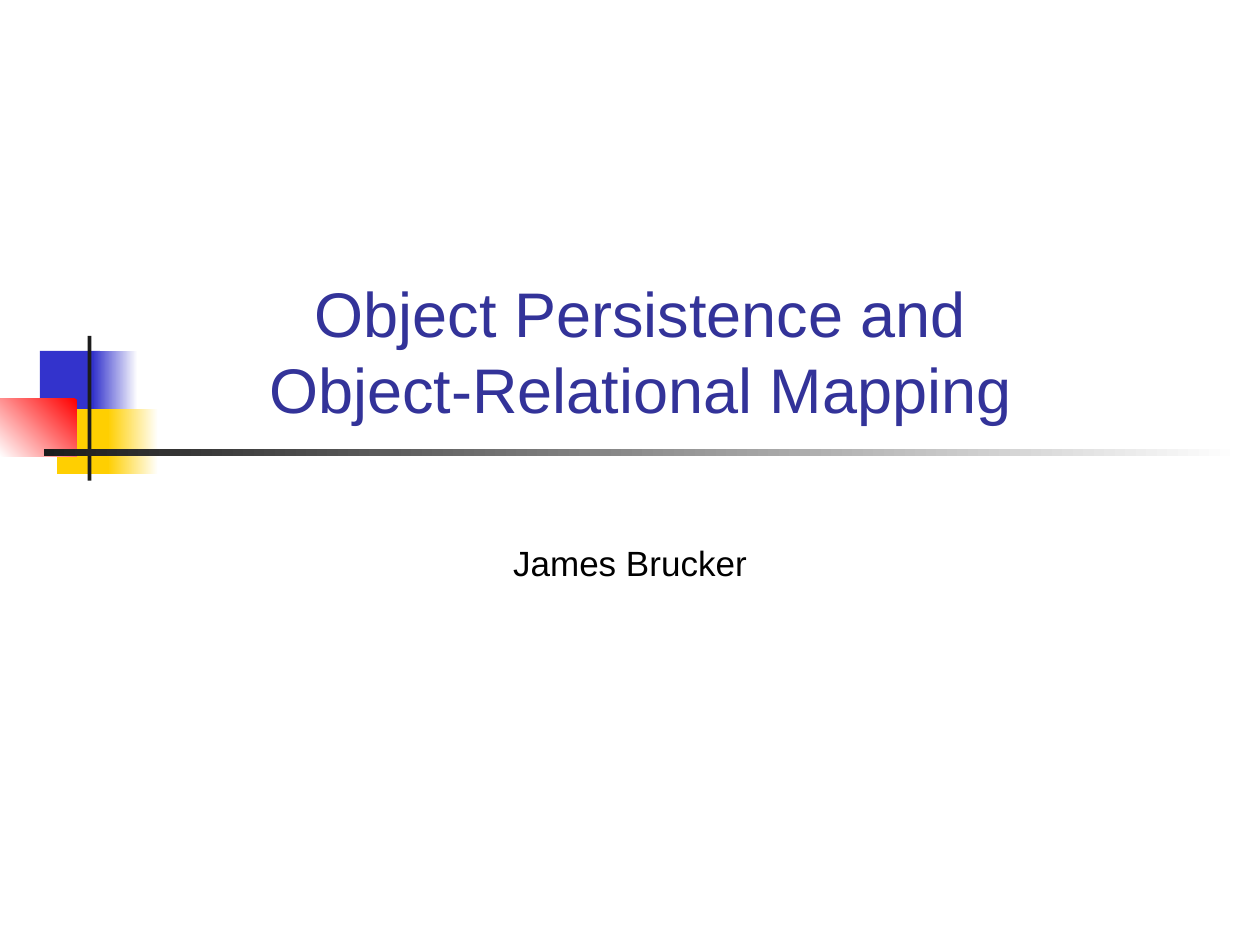
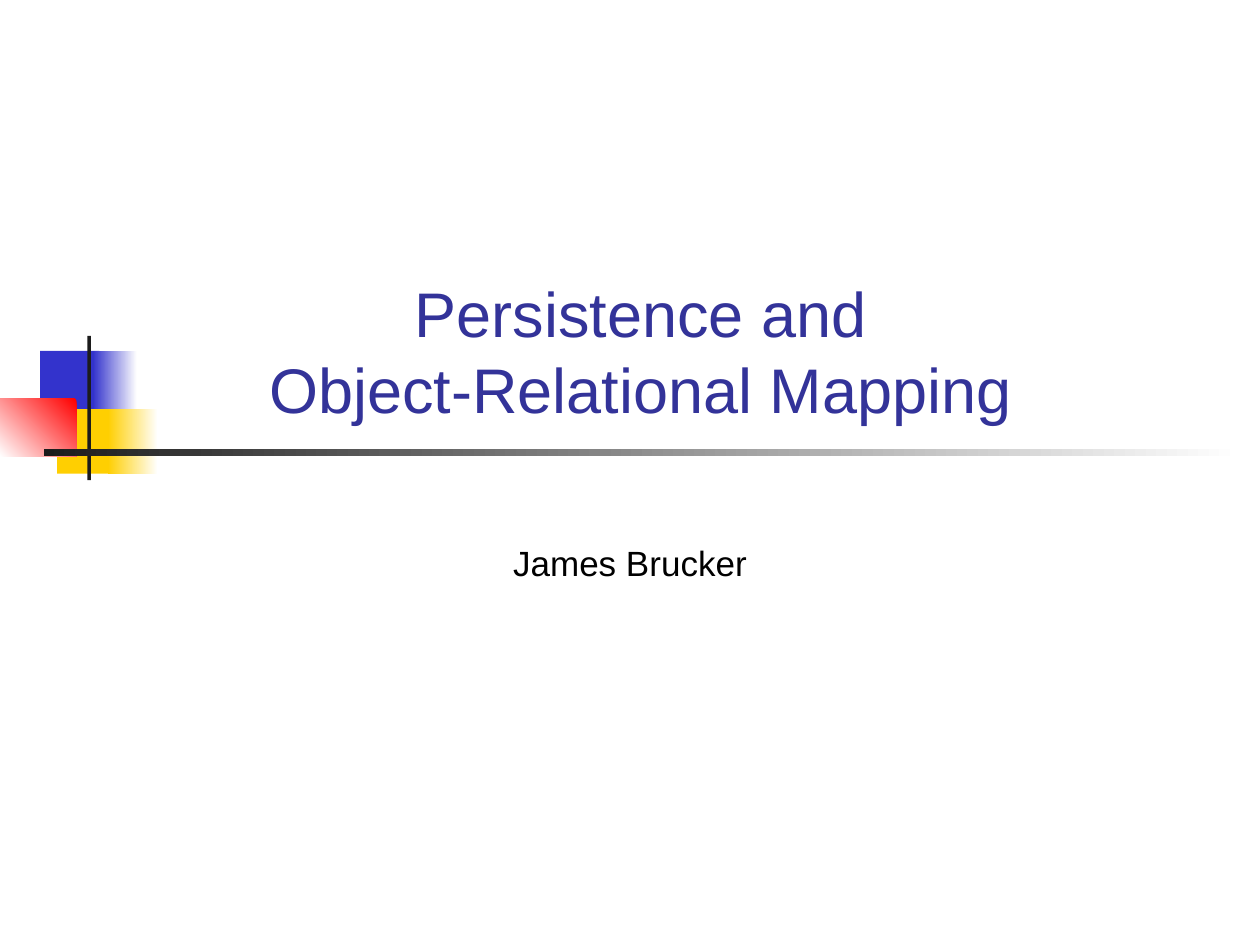
Before and after one commit to cpske/ISP, a slide deck: slide 1 of database/Persistence-and-ORM.ppt. Drawn at 1260x945 pixels with LibreOffice and Linux fonts; fonts in the diff are those of the drawing. Boxes give left, top, right and bottom in pixels: in the first picture for what was removed or moved away, otherwise in the second. Text is boxed around its words. In the diff, an @@ line names an element or a change of style, - is before the commit and + after.

```diff
--- a/database/Persistence-and-ORM.ppt
+++ b/database/Persistence-and-ORM.ppt
@@ title at [269,291,1012,424]: text changed @@
-Object Persistence and
-Object-Relational Mapping
+Persistence and
+Object-Relational Mapping
```
Also in this commit, not shown: 14 other slides changed, 3 slides added, 1 slide removed, 3 other files.
